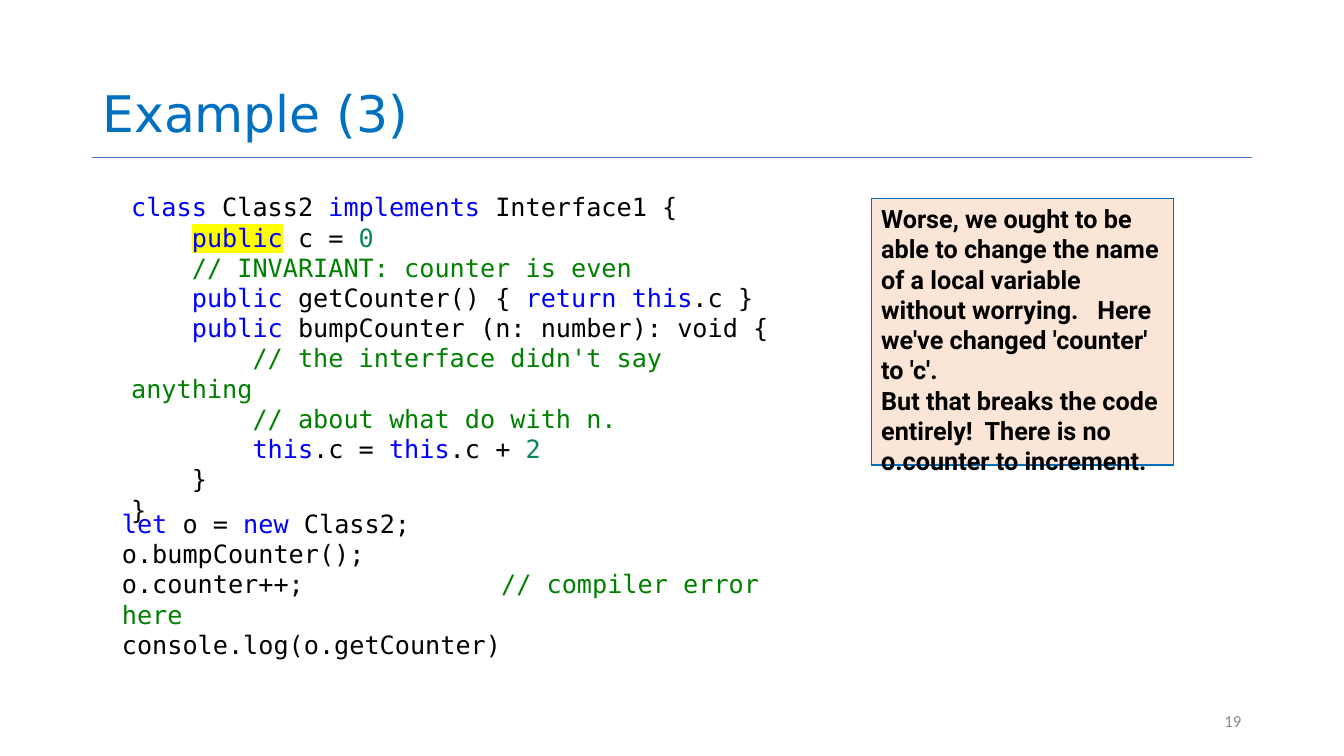
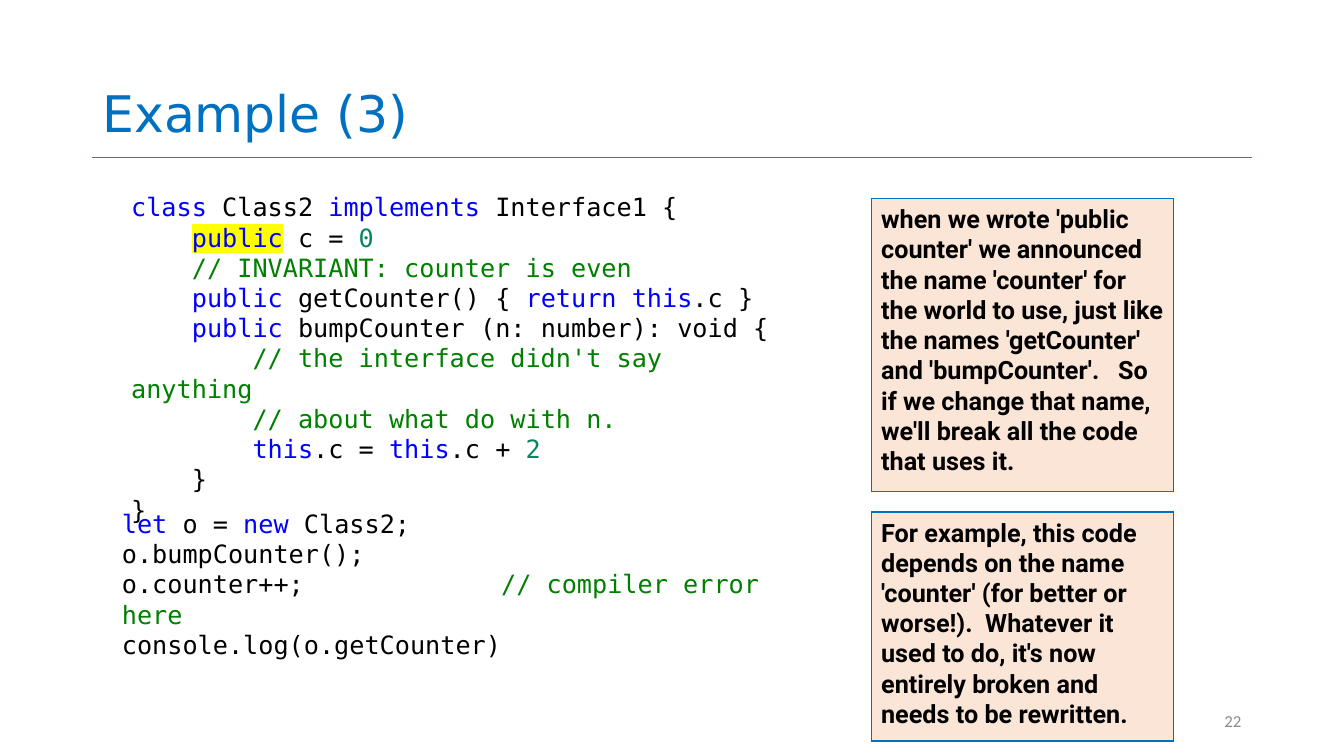
Before and after one commit to neu-se/CS4530-CS5500-Spring-2021, a slide deck: slide 22 of Slides/Lesson 1.3 Object-Oriented Principles.pptx (slide 19 before the commit). Drawn at 1344x756 pixels with LibreOffice and Linux fonts; fonts in the diff are those of the drawing. Boxes give left, top, right and bottom in pixels: in the first picture for what was removed or moved away, otherwise in the second. Text is boxed around its words. In the diff, an @@ line names an element or a change of style, - is before the commit and + after.

```diff
--- a/Slides/Lesson 1.3 Object-Oriented Principles.pptx
+++ b/Slides/Lesson 1.3 Object-Oriented Principles.pptx
@@ rectangle "when we wrote 'public counter' ...": place and size @@
-rectangle "when we wrote 'public counter' ..." at <box>871,199,1174,466</box>
+rectangle "when we wrote 'public counter' ..." at <box>871,199,1174,492</box>
@@ text in rectangle at <box>881,209,1163,471</box>: text changed @@
-Worse, we ought to be able to change the name of a local variable without worrying. Here we've changed 'counter' to 'c'.
-But that breaks the code entirely! There is no o.counter to increment.
+when we wrote 'public counter' we announced the name 'counter' for the world to use, just like the names 'getCounter' and 'bumpCounter'. So if we change that name, we'll break all the code that uses it.
@@ rectangle added at <box>871,512,1174,741</box>, fill #FBE5D6, outline #0070C0 1 pt, 18 pt, text #000000, bold @@
+For example, this code depends on the name 'counter' (for better or worse!). Whatever it used to do, it's now entirely broken and needs to be rewritten.
@@ page number at <box>1224,716,1241,727</box>: text changed @@
-19
+22
```
Also in this commit, not shown: 16 other slides changed, 3 slides added, 3 other files.
